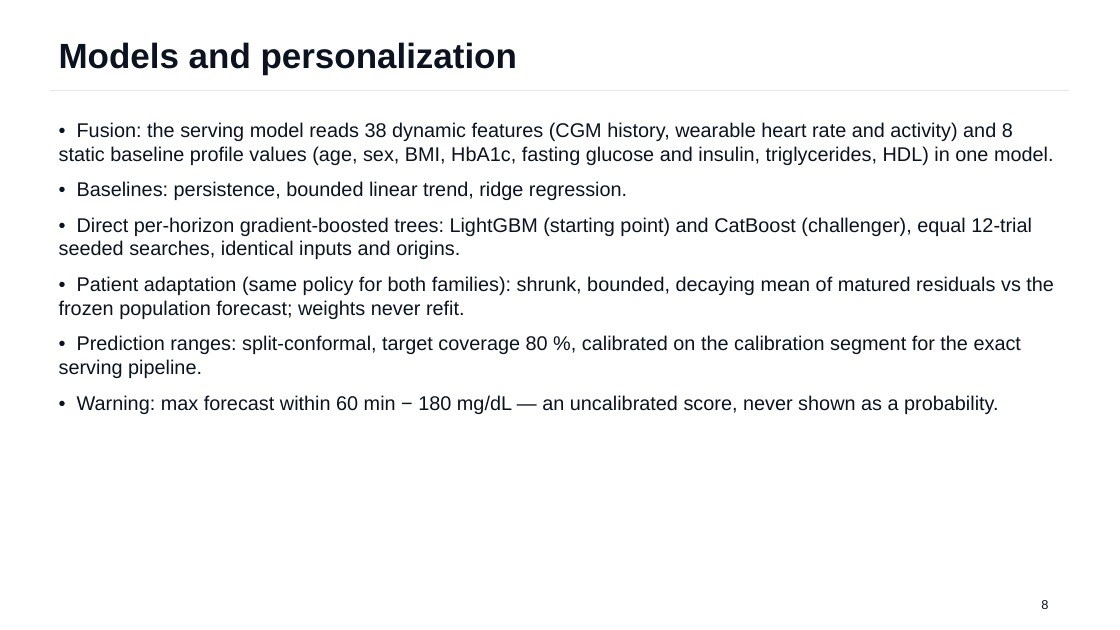
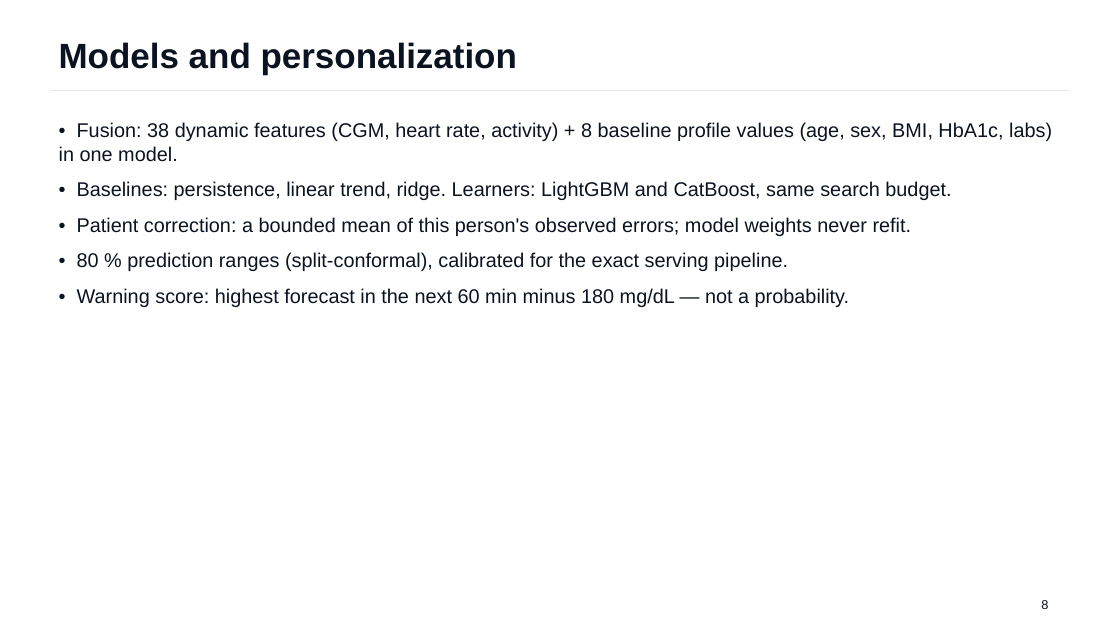
Before and after one commit to Avi36005/DigitalTwin-Challenge-Kryptonite, a slide deck: slide 8 of docs/submission/GlucoTwin_Presentation.pptx. Drawn at 1120x630 pixels with LibreOffice and Linux fonts; fonts in the diff are those of the drawing. Boxes give left, top, right and bottom in pixels: in the first picture for what was removed or moved away, otherwise in the second. Text is boxed around its words. In the diff, an @@ line names an element or a change of style, - is before the commit and + after.

```diff
--- a/docs/submission/GlucoTwin_Presentation.pptx
+++ b/docs/submission/GlucoTwin_Presentation.pptx
@@ text at [59, 122, 1052, 307]: text changed @@
-• Fusion: the serving model reads 38 dynamic features (CGM history, wearable heart rate and activity) and 8 static baseline profile values (age, sex, BMI, HbA1c, fasting glucose and insulin, triglycerides, HDL) in one model.
-• Baselines: persistence, bounded linear trend, ridge regression.
-• Direct per-horizon gradient-boosted trees: LightGBM (starting point) and CatBoost (challenger), equal 12-trial seeded searches, identical inputs and origins.
-• Patient adaptation (same policy for both families): shrunk, bounded, decaying mean of matured residuals vs the frozen population forecast; weights never refit.
-• Prediction ranges: split-conformal, target coverage 80 %, calibrated on the calibration segment for the exact serving pipeline.
-• Warning: max forecast within 60 min − 180 mg/dL — an uncalibrated score, never shown as a probability.
+• Fusion: 38 dynamic features (CGM, heart rate, activity) + 8 baseline profile values (age, sex, BMI, HbA1c, labs) in one model.
+• Baselines: persistence, linear trend, ridge. Learners: LightGBM and CatBoost, same search budget.
+• Patient correction: a bounded mean of this person's observed errors; model weights never refit.
+• 80 % prediction ranges (split-conformal), calibrated for the exact serving pipeline.
+• Warning score: highest forecast in the next 60 min minus 180 mg/dL — not a probability.
```
Also in this commit, not shown: 8 other slides changed, 13 slides removed, 39 other files.
